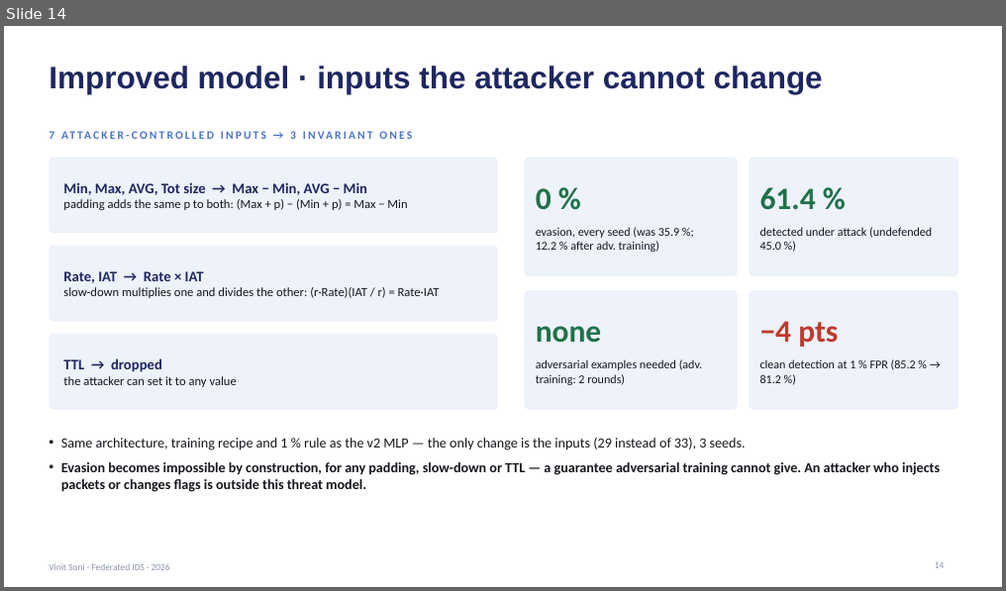
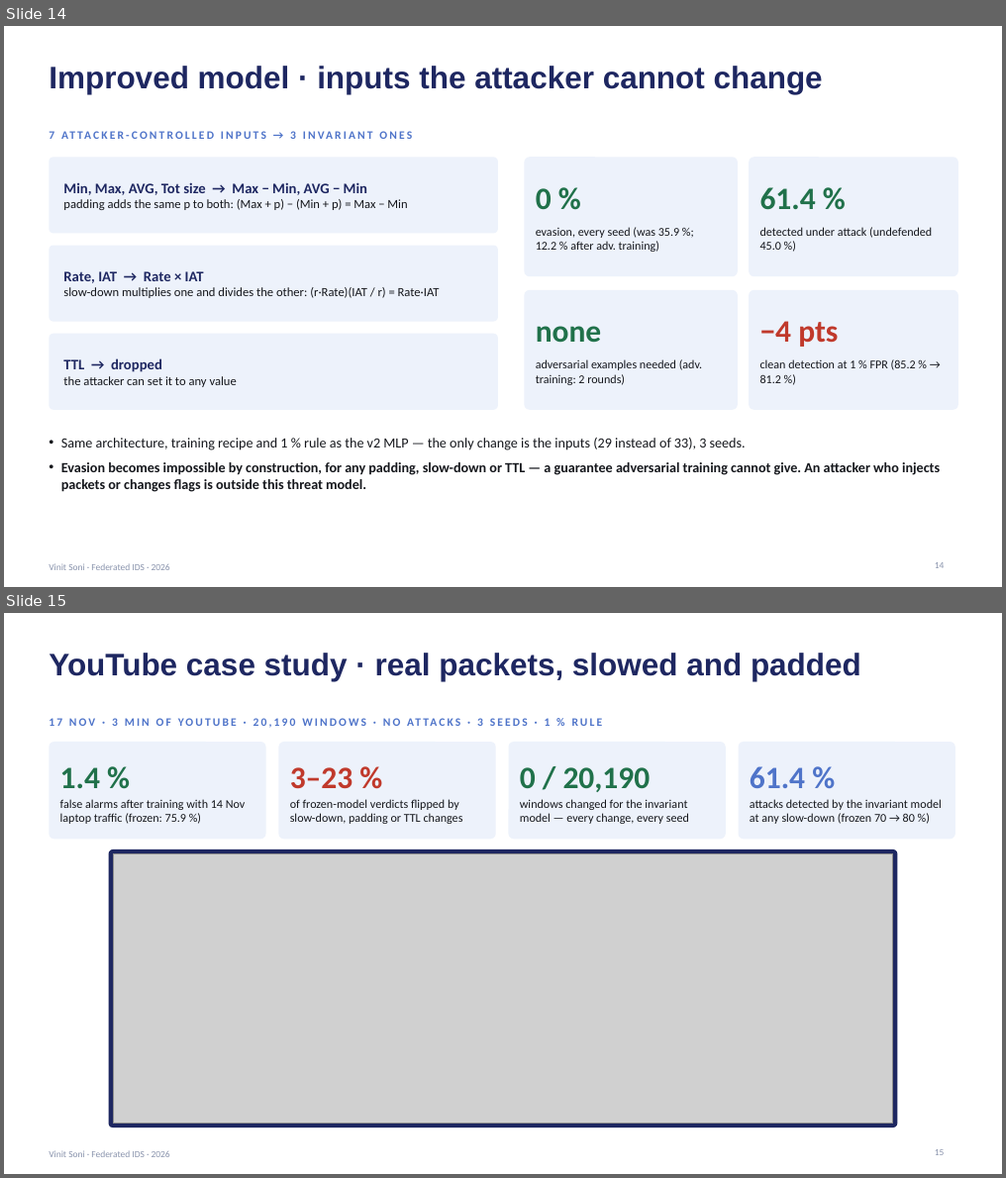
Before and after one commit to vinitsoni03/federated-ids, a slide deck: reports/final_slides.pptx. Shown one above the other, each under a label of ours: slide 14 before the commit, slides 14 and 15 after it. The pictures are 1006x591 and 1006x1178 pixels, drawn with LibreOffice and Linux fonts; fonts in the diff are those of the drawing; grey boxes stand for pictures. Boxes give left, top, right and bottom in pixels: in the first picture for what was removed or moved away, otherwise in the second. Text is boxed around its words. In the diff, an @@ line names an element or a change of style, - is before the commit and + after.

Commit message:
Slides: YouTube case study slide (20 slides)

```diff
--- a/reports/final_slides.pptx
+++ b/reports/final_slides.pptx
@@ slide 15 added at [4, 613, 1002, 1174], background #FFFFFF; not listed: 1 template element that a slide beside it also shows @@
@@ title added at [49, 653, 861, 681], 30 pt, text #1E2761, bold @@
+YouTube case study · real packets, slowed and padded
@@ text added at [112, 718, 550, 726], 11 pt, text #4F74C9, bold @@
+17 NOV · 3 MIN OF YOUTUBE · 20,190 WINDOWS · NO ATTACKS · 3 SEEDS · 1 % RULE
@@ rounded rectangle added at [49, 742, 266, 839], fill #EDF2FB @@
@@ rounded rectangle added at [279, 742, 496, 839], fill #EDF2FB @@
@@ rounded rectangle added at [509, 742, 726, 839], fill #EDF2FB @@
@@ rounded rectangle added at [739, 742, 955, 839], fill #EDF2FB @@
@@ text added at [60, 767, 100, 788], 30 pt, text #20714A, bold @@
+1.4 %
@@ text added at [290, 767, 352, 789], 30 pt, text #C0392B, bold @@
+3–23 %
@@ text added at [520, 767, 650, 792], 30 pt, text #20714A, bold @@
+0 / 20,190
@@ text added at [749, 766, 805, 788], 30 pt, text #4F74C9, bold @@
+61.4 %
@@ text added at [60, 799, 246, 824], 11.5 pt, text #15171C @@
+false alarms after training with 14 Nov laptop traffic (frozen: 75.9 %)
@@ text added at [290, 799, 463, 824], 11.5 pt, text #15171C @@
+of frozen-model verdicts flipped by slow-down, padding or TTL changes
@@ text added at [520, 799, 689, 824], 11.5 pt, text #15171C @@
+windows changed for the invariant model — every change, every seed
@@ text added at [749, 799, 942, 824], 11.5 pt, text #15171C @@
+attacks detected by the invariant model at any slow-down (frozen 70 → 80 %)
@@ rounded rectangle added at [109, 850, 898, 1128], fill #1E2761 @@
@@ picture added at [113, 854, 893, 1124] @@
@@ page number added at [935, 1150, 944, 1156], 9 pt, text #8A94AD @@
+15
```
Also in this commit, not shown: 1 other file.
